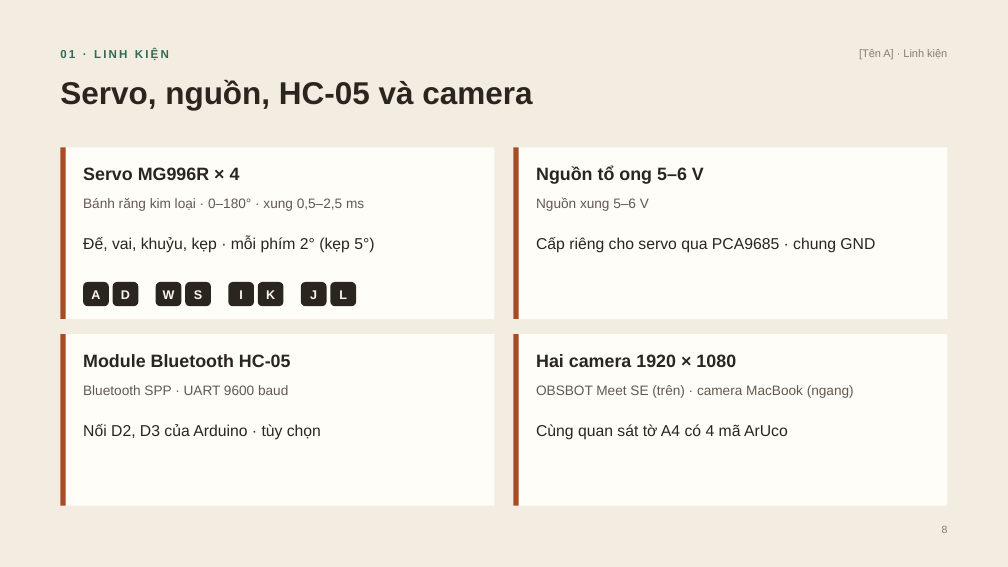
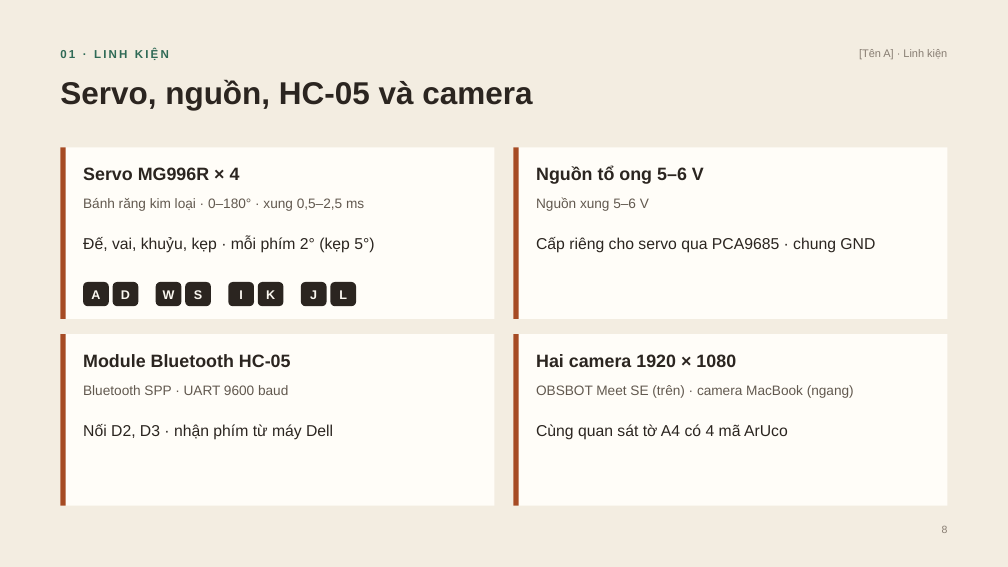
Before and after one commit to DuongNAD/Project_IoT, a slide deck: slide 8 of slides/Project_IoT_ThuyetTrinh.pptx. Drawn at 1008x567 pixels with LibreOffice and Linux fonts; fonts in the diff are those of the drawing. Boxes give left, top, right and bottom in pixels: in the first picture for what was removed or moved away, otherwise in the second. Text is boxed around its words. In the diff, an @@ line names an element or a change of style, - is before the commit and + after.

```diff
--- a/slides/Project_IoT_ThuyetTrinh.pptx
+++ b/slides/Project_IoT_ThuyetTrinh.pptx
@@ text at [83,424,333,440]: text changed @@
-Nối D2, D3 của Arduino · tùy chọn
+Nối D2, D3 · nhận phím từ máy Dell
```
Also in this commit, not shown: 13 other slides changed, 1 slide added, 26 other files.
